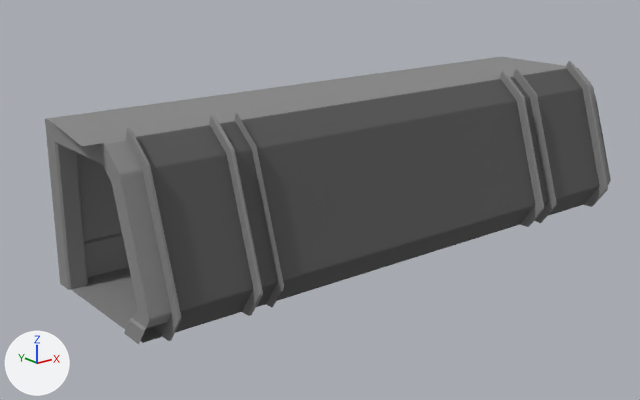
Before and after pictures for a commit that changed the FBX model AnotherGangsterHamster/Assets/Models/Dummy/Stage0_2.fbx.
Rendered twice from a 50 mm camera at (-3.04, -3.43, 1.64) aimed at (-0.24, 0.07, 0.24). The lights are fixed; the arrows at lower left show +X, +Y and +Z. Where no turn or scale is listed for an object, it has been applied to the vertices. Vertices at the same position are counted once.

Before the edit, the objects in view are built like this:
```python
me_mesh = bpy.data.meshes.new('Mesh')
me_mesh.from_pydata(...)  # 1441 vertices, 2552 faces; spans x -1.65..1.57, y -0.55..0.4, z 0.0..0.85
me_mesh.materials.append(mat_07___default)  # grey #898989
me_mesh_001 = bpy.data.meshes.new('Mesh.001')
me_mesh_001.from_pydata(...)  # 34 vertices, 16 faces; spans x -1.46..1.44, y -0.5..-0.19, z 0.0..0.8
me_mesh_001.materials.append(mat_08___default)  # dark grey #585858
ob_stage = bpy.data.objects.new('stage', me_mesh)
ob_stage.location = (0.0, 0.0, 0.0)
ob_window = bpy.data.objects.new('window', me_mesh_001)
ob_window.location = (0.0, 0.0, 0.0)
```
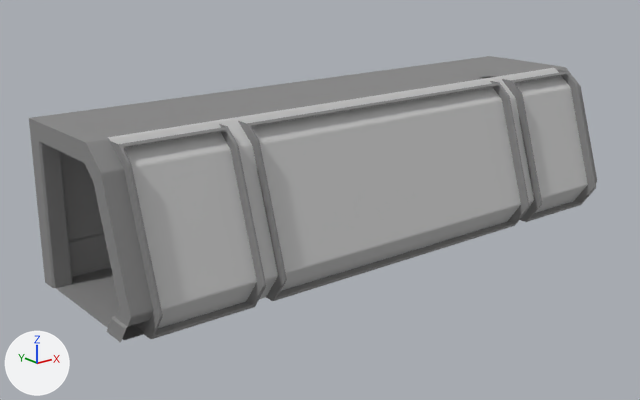
Patch to the scene script:
```diff
--- a/AnotherGangsterHamster/Assets/Models/Dummy/Stage0_2.fbx.py
+++ b/AnotherGangsterHamster/Assets/Models/Dummy/Stage0_2.fbx.py
@@ mat_14___default @@
+mat_14___default = principled_material('14 - Default')
+mat_14___default.base_color = (0.588, 0.588, 0.588)  # light grey #cacaca
+mat_14___default.roughness = 0.859
@@ me_mesh_001 @@
 me_mesh_001.from_pydata(...)  # 34 vertices, 16 faces; spans x -1.46..1.44, y -0.5..-0.19, z 0.0..0.8
 # used by ob_window; location = (0.0, 0.0, 0.0)
-me_mesh_001.materials.append(mat_08___default)  # dark grey #585858
+# me_mesh_001 part 1: the whole mesh is scaled about its middle by (1.01, 1, 1), then moved by (-0.8, 0.8, -0.54)
+me_mesh_001.materials.append(mat_14___default)  # light grey #cacaca
@@ me_mesh @@
 # used by ob_stage; location = (0.0, 0.0, 0.0)
-me_mesh.from_pydata(...)  # 1441 vertices, 2552 faces; spans x -1.65..1.57, y -0.55..0.4, z 0.0..0.85
+me_mesh.from_pydata(...)  # 1624 vertices, 2829 faces; spans x -1.62..1.62, y -0.49..0.49, z 0.0..0.8
+# me_mesh part 2: the loose piece of 154 vertices spanning x -1.57..-1.45, y -0.5..0.4, z 0.0..0.8 is moved by (-0.05, 0.07, 0.0)
+# me_mesh part 3: the loose piece of 154 vertices spanning x 0.84..0.96, y -0.5..0.4, z 0.0..0.8 is moved by (-0.05, 0.07, 0.0)
+# me_mesh part 4: the loose piece of 154 vertices spanning x 1.44..1.56, y -0.5..0.4, z 0.0..0.8 is rebuilt with 124 vertices and now spans x 1.41..1.51, y -0.43..0.47, z 0.0..0.8
+# me_mesh part 5: the loose piece of 36 vertices spanning x -1.55..1.55, y 0.39..0.4, z 0.0..0.8 is rebuilt with 107 vertices and now spans x -1.51..1.41, y 0.46..0.47, z 0.0..0.8
+# me_mesh part 6: the loose piece of 4 vertices spanning x -1.55..1.56, y -0.41..0.4, z 0.0 is rebuilt with 4 vertices and now spans x -1.6..1.52, y -0.33..0.47, z 0.0
+# me_mesh part 7: the loose piece of 4 vertices spanning x -1.65..1.55, y -0.19..0.4, z 0.8 is rebuilt with 12 vertices and now spans x -1.61..1.41, y -0.14..0.47, z 0.79..0.8
+# me_mesh part 8: the loose piece of 108 vertices spanning x 0.83..0.85, y -0.55..-0.19, z 0.0..0.85 is deleted
+# me_mesh part 9: the loose piece of 108 vertices spanning x -1.07..-1.05, y -0.55..-0.19, z 0.0..0.85 is deleted
+# me_mesh part 10: the loose piece of 88 vertices spanning x -0.95..-0.94, y -0.55..-0.19, z 0.0..0.85 is deleted
+# me_mesh part 11: 372 vertices removed from x -1.46..1.56, y -0.55..0.3, z 0.0..0.85; 810 vertices added at x -1.51..1.62, y -0.49..0.49, z 0.0..0.8
 me_mesh.materials.append(mat_07___default)
@@ ob_window @@
 ob_window = bpy.data.objects.new('window', me_mesh_001)
-ob_window.location = (0.0, 0.0, 0.0)
+ob_window.location = (0.758, -0.735, 0.539)
@@ ob_stage @@
 ob_stage = bpy.data.objects.new('stage', me_mesh)
-ob_stage.location = (0.0, 0.0, 0.0)
+ob_stage.location = (0.001, -0.004, 0.0)
```

Boxes [x1, y1, x2, y2] around the edits, measured in the pictures (640 x 400 px; the box of a moved part takes in the faces that stretch with it):
'window', recoloured, mesh rescaled, moved
    before: [136, 69, 599, 333]
    after: [108, 68, 588, 328]
'stage', reshaped, moved
    before: [45, 56, 611, 344]
    after: [29, 56, 597, 343]
part 2 of me_mesh, moved or reshaped
    before: [45, 116, 172, 344]
    after: [29, 115, 153, 343]
part 3 of me_mesh, moved or reshaped
    before: [428, 65, 500, 79]
    after: [414, 65, 494, 79]
part 4 of me_mesh, rebuilt
    before: [494, 56, 610, 185]
    after: [481, 56, 597, 183]
part 5 of me_mesh, rebuilt
    before: [77, 153, 129, 277]
    after: [61, 153, 110, 274]
part 6 of me_mesh, rebuilt
    before: [72, 267, 162, 343]
    after: [56, 267, 144, 340]
part 7 of me_mesh, rebuilt
    before: [52, 58, 563, 146]
    after: [51, 57, 549, 141]
part 8 of me_mesh, deleted
    before: [499, 71, 544, 227]
part 9 of me_mesh, deleted
    before: [209, 115, 263, 316]
part 10 of me_mesh, deleted
    before: [234, 113, 284, 308]
part 11 of me_mesh, built on
    before: [126, 61, 611, 341]
    after: [72, 70, 596, 339]
